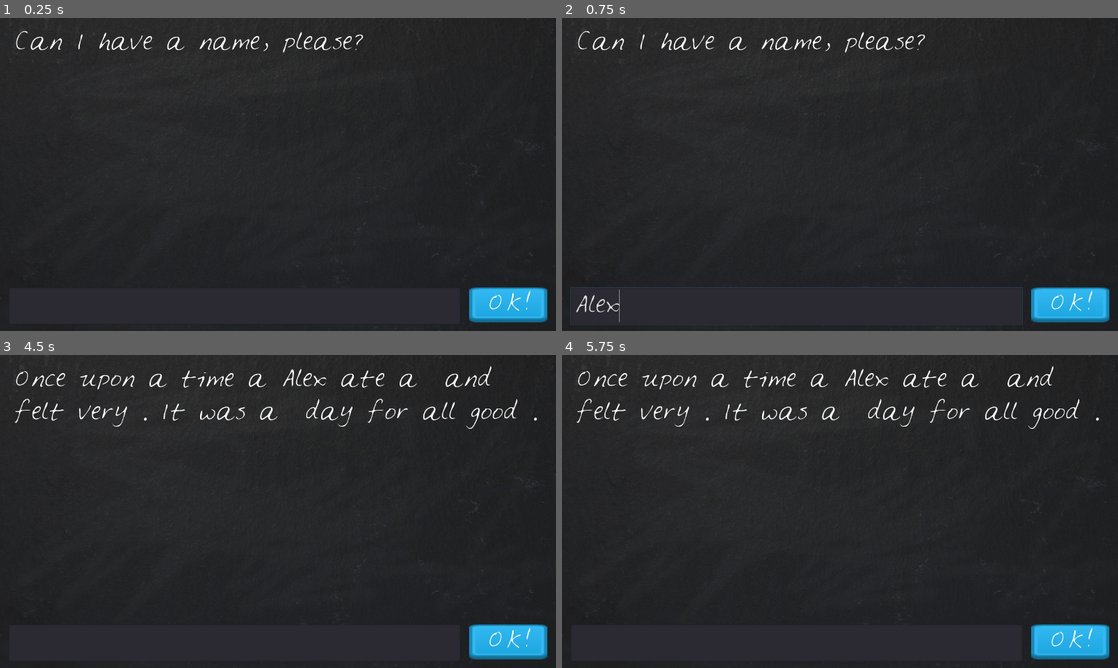
Above: before the commit, frames 1-4 (two rows, left to right).
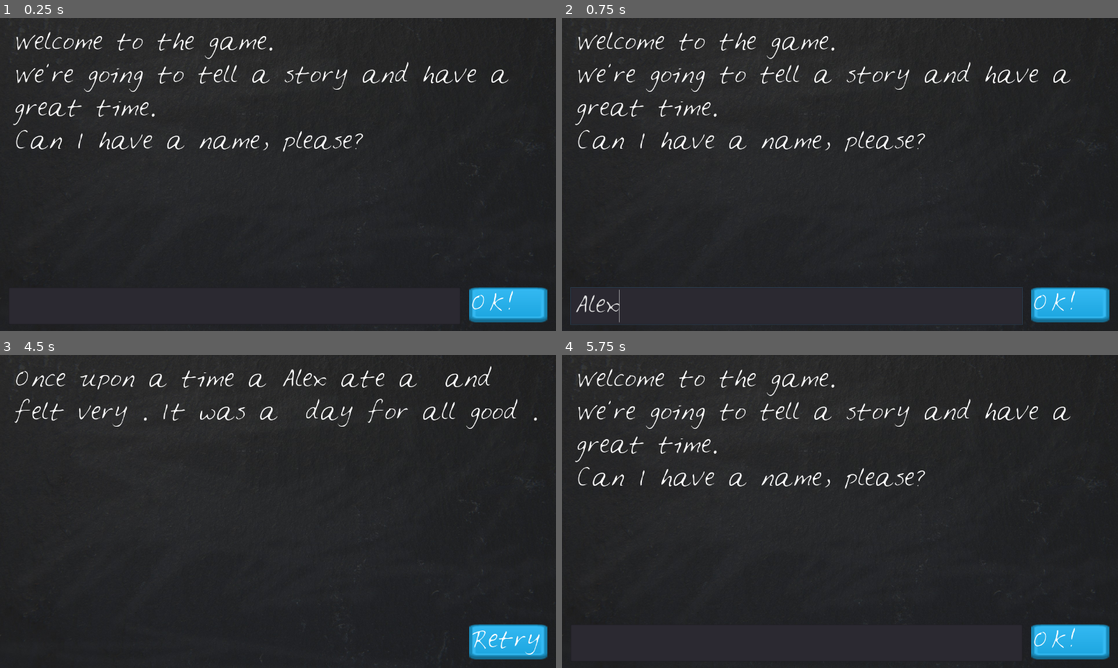
Above: after the commit, the same moments.

Repository: mc-carthy/gdLoonyLips
Game: Godot game, scene res://LoonyLips.tscn
Same seed, same stepped clock (60 frames per second), same inputs: the game is played once before the commit and once after it.
Inputs (mouse positions are in pixels of both pictures, inside the frame that each line leads up to):
- Up to frame 1 (0.25 s): no input
- Up to frame 2 (0.75 s): click (795, 305) at 0.52 s; type "Alex" at 0.6 s
- Up to frame 3 (4.5 s): click "OK!" at 1.25 s; click "OK!" at 2 s; click "OK!" at 2.75 s; tap Enter at 3.5 s; tap Space at 4.25 s
- Up to frame 4 (5.75 s): click "OK!" (after the commit: "Retry") at 5 s

The runs differ from the first frame. In frame 1, 3.1% of the frame differs, in the area x 2-96%, y 4-94%; in frame 2, 3.1%; in frame 3, 0.2%; in frame 4, 3.9%, in the area x 2-97%, y 3-94%.
Error before the commit: Invalid get index '6' (on base: 'Array'). (res://LoonyLips.gd:25)

Commit message:
Add restart function to game

Diff:
--- a/LoonyLips.gd
+++ b/LoonyLips.gd
@@ -5,8 +5,8 @@
 var story = 'Once upon a time a %s ate a %s and felt very %s. It was a %s day for all good %s.'
 
 func _ready():
+	$Blackboard/StoryText.text = "Welcome to the game. \nWe're going to tell a story and have a great time.\nCan I have " + prompt[playerWords.size()] + ", please?"
 	$Blackboard/TextBox.text = ""
-	prompt_player()
 
 func _on_TextBox_text_entered(new_text):
 	playerWords.append(new_text)
@@ -15,11 +15,25 @@
 
 
 func _on_SubmitTextButton_pressed():
-	var new_text = $Blackboard/TextBox.get_text()
-	_on_TextBox_text_entered(new_text)
+	if is_story_done():
+		get_tree().reload_current_scene()
+	else:
+		var new_text = $Blackboard/TextBox.get_text()
+		_on_TextBox_text_entered(new_text)
 
 func prompt_player():
-	if playerWords.size() == prompt.size():
-		$Blackboard/StoryText.text = story % playerWords
+	if is_story_done():
+		tell_story()
 	else:
 		$Blackboard/StoryText.text = ("Can I have " + prompt[playerWords.size()] + ", please?")
+
+func tell_story():
+	$Blackboard/StoryText.text = story % playerWords
+	end_game()
+
+func end_game():
+	$Blackboard/TextBox.queue_free()
+	$Blackboard/SubmitTextButton/ButtonLabel.text = "Retry"
+
+func is_story_done():
+	return playerWords.size() == prompt.size()
--- a/LoonyLips.tscn
+++ b/LoonyLips.tscn
@@ -127,8 +127,7 @@
 anchor_top = 0.0
 anchor_right = 0.0
 anchor_bottom = 0.0
-margin_left = 40.0
-margin_right = 150.0
+margin_right = 180.0
 margin_bottom = 80.0
 rect_pivot_offset = Vector2( 0, 0 )
 rect_clip_content = true
